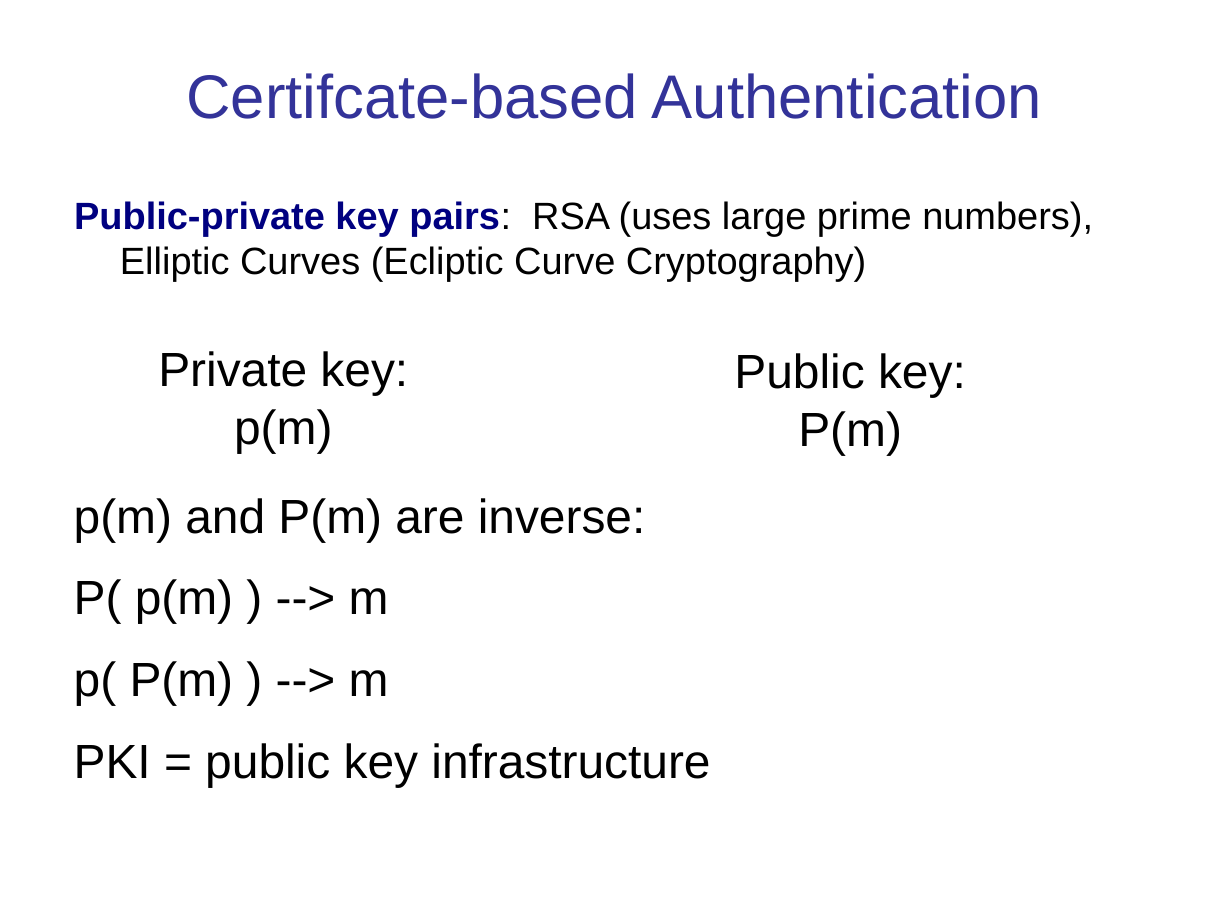
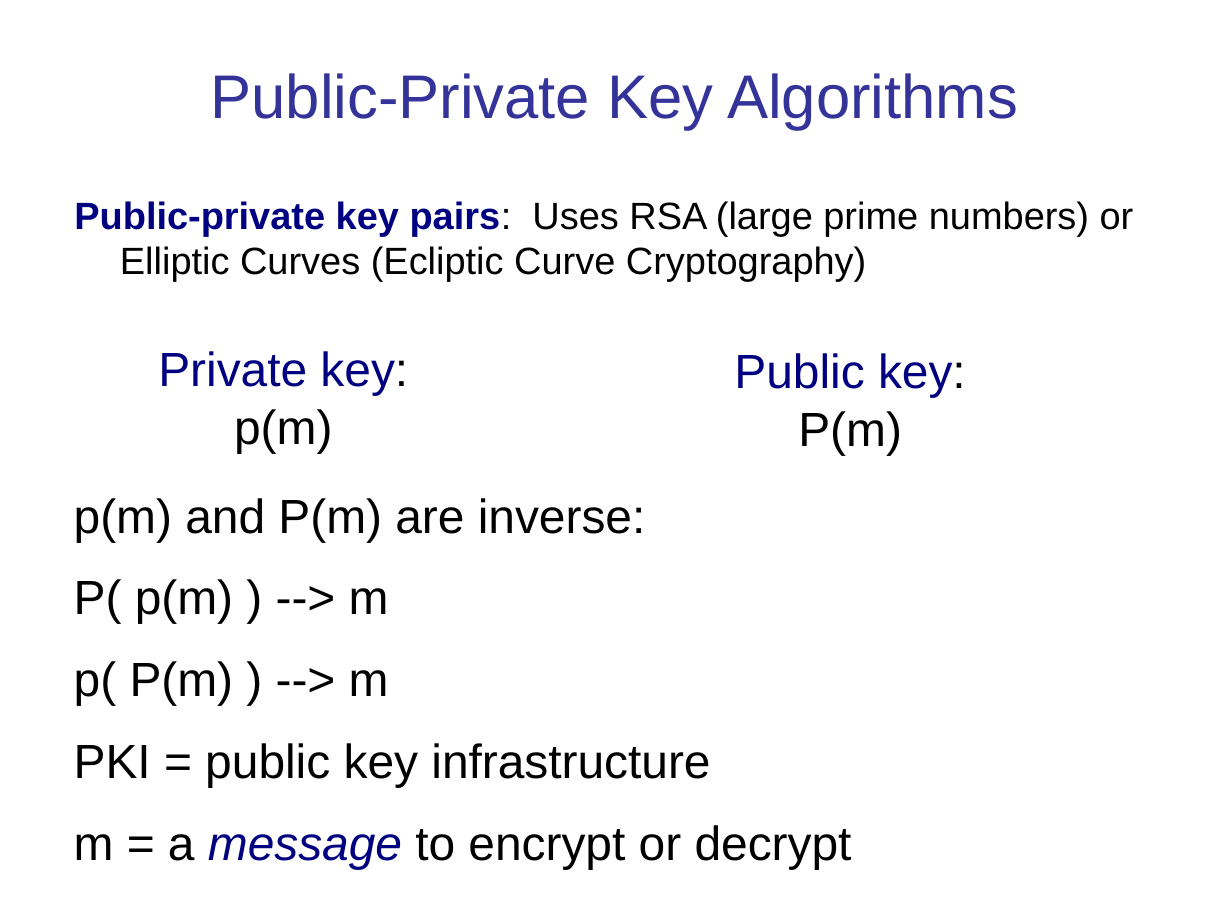
Before and after one commit to cpske/ISP, a slide deck: slide 10 of authentication/Authentication-and-Authorization.ppt (slide 5 before the commit). Drawn at 1232x924 pixels with LibreOffice and Linux fonts; fonts in the diff are those of the drawing. Boxes give left, top, right and bottom in pixels: in the first picture for what was removed or moved away, otherwise in the second. Text is boxed around its words. In the diff, an @@ line names an element or a change of style, - is before the commit and + after.

```diff
--- a/authentication/Authentication-and-Authorization.ppt
+++ b/authentication/Authentication-and-Authorization.ppt
@@ title at (x1=211, y1=73, x2=1018, y2=130): text changed @@
-Certifcate-based Authentication
+Public-Private Key Algorithms
@@ text at (x1=74, y1=201, x2=1134, y2=281): text changed @@
-Public-private key pairs: RSA (uses large prime numbers), Elliptic Curves (Ecliptic Curve Cryptography)
+Public-private key pairs: Uses RSA (large prime numbers) or Elliptic Curves (Ecliptic Curve Cryptography)
@@ text "Private key:" at (x1=158, y1=351, x2=408, y2=453): text colour #000000 to #000080 in "Private key:" @@
@@ text "Public key:" at (x1=734, y1=353, x2=966, y2=455): text colour #000000 to #000080 in "Public key:" @@
@@ text at (x1=74, y1=825, x2=852, y2=869): paragraph added @@
+m = a message to encrypt or decrypt
```
Also in this commit, not shown: 17 other slides changed, 4 slides added, 18 slides removed, 4 other files.
